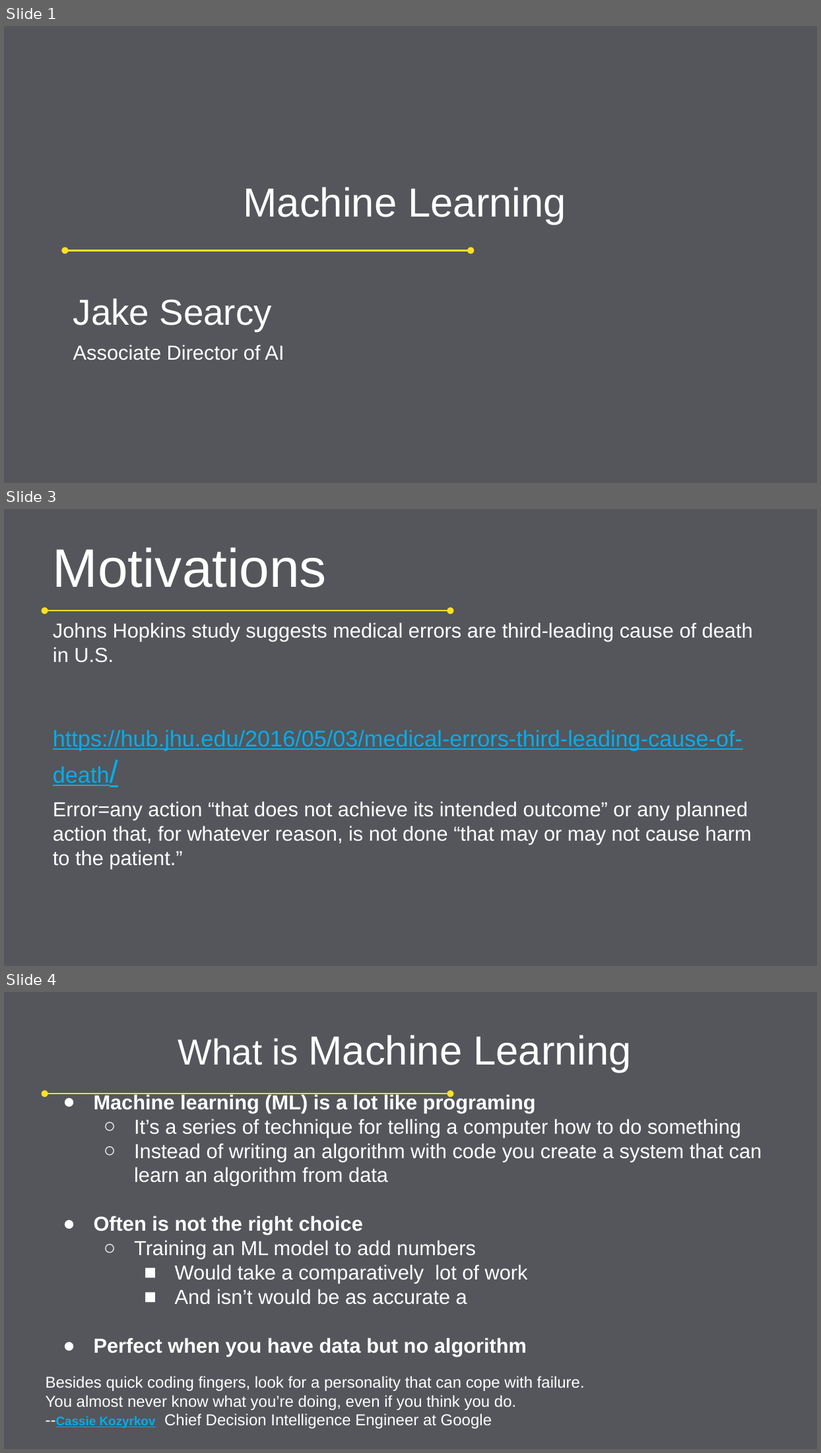
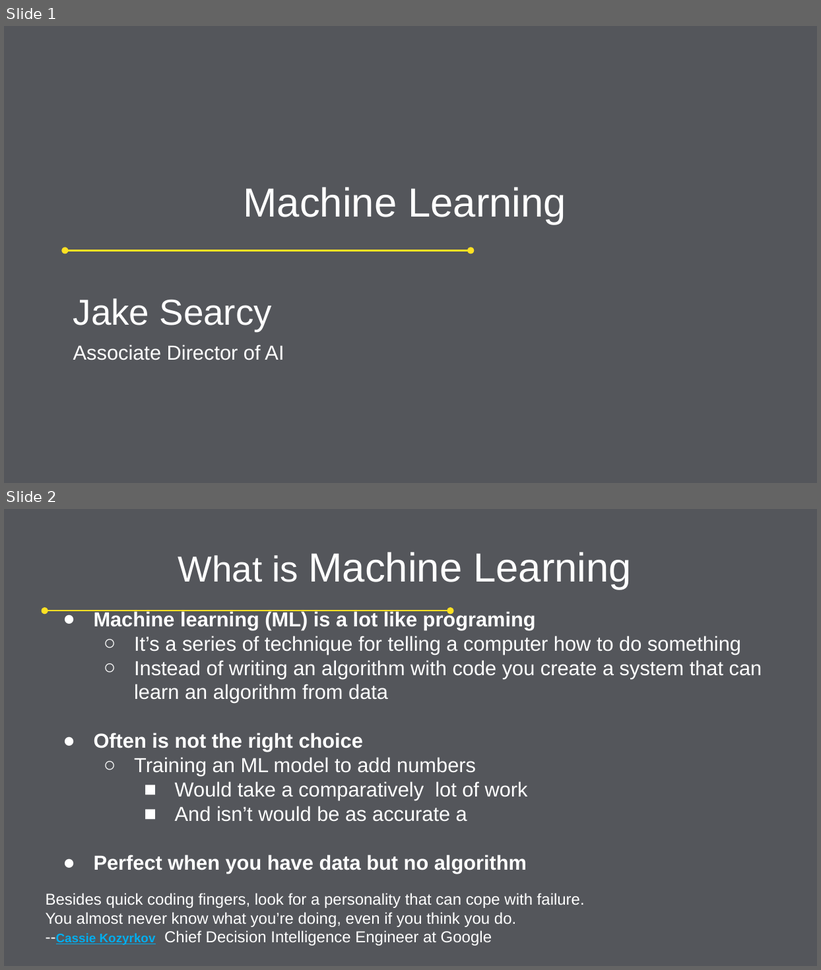
Before and after one commit to The-Hungry-Caterpillar/DNNWS_2022, a slide deck: slides/Introduction.pptx. Shown one above the other, each under a label of ours: slides 1, 3 and 4 before the commit, slides 1 and 2 after it; the slides between them are not shown. The pictures are 821x1453 and 821x970 pixels, drawn with LibreOffice and Linux fonts; fonts in the diff are those of the drawing; background and template pictures are left out. Boxes give left, top, right and bottom in pixels: in the first picture for what was removed or moved away, otherwise in the second. Text is boxed around its words. In the diff, an @@ line names an element or a change of style, - is before the commit and + after.

```diff
--- a/slides/Introduction.pptx
+++ b/slides/Introduction.pptx
@@ slide 3 removed at [4,509,817,966], background #54565B; not listed: 1 template element that a slide beside it also shows @@
@@ title removed at [53,547,327,588] @@
-Motivations
@@ text removed at [53,623,753,869] @@
-Johns Hopkins study suggests medical errors are third-leading cause of death in U.S.
-https://hub.jhu.edu/2016/05/03/medical-errors-third-leading-cause-of-death/
-Error=any action “that does not achieve its intended outcome” or any planned action that, for whatever reason, is not done “that may or may not cause harm to the patient.”
@@ what was slide 4 is now slide 2 @@
```
Also in this commit, not shown: 1 slide changed, 1 slide added, 2 other slides removed.
